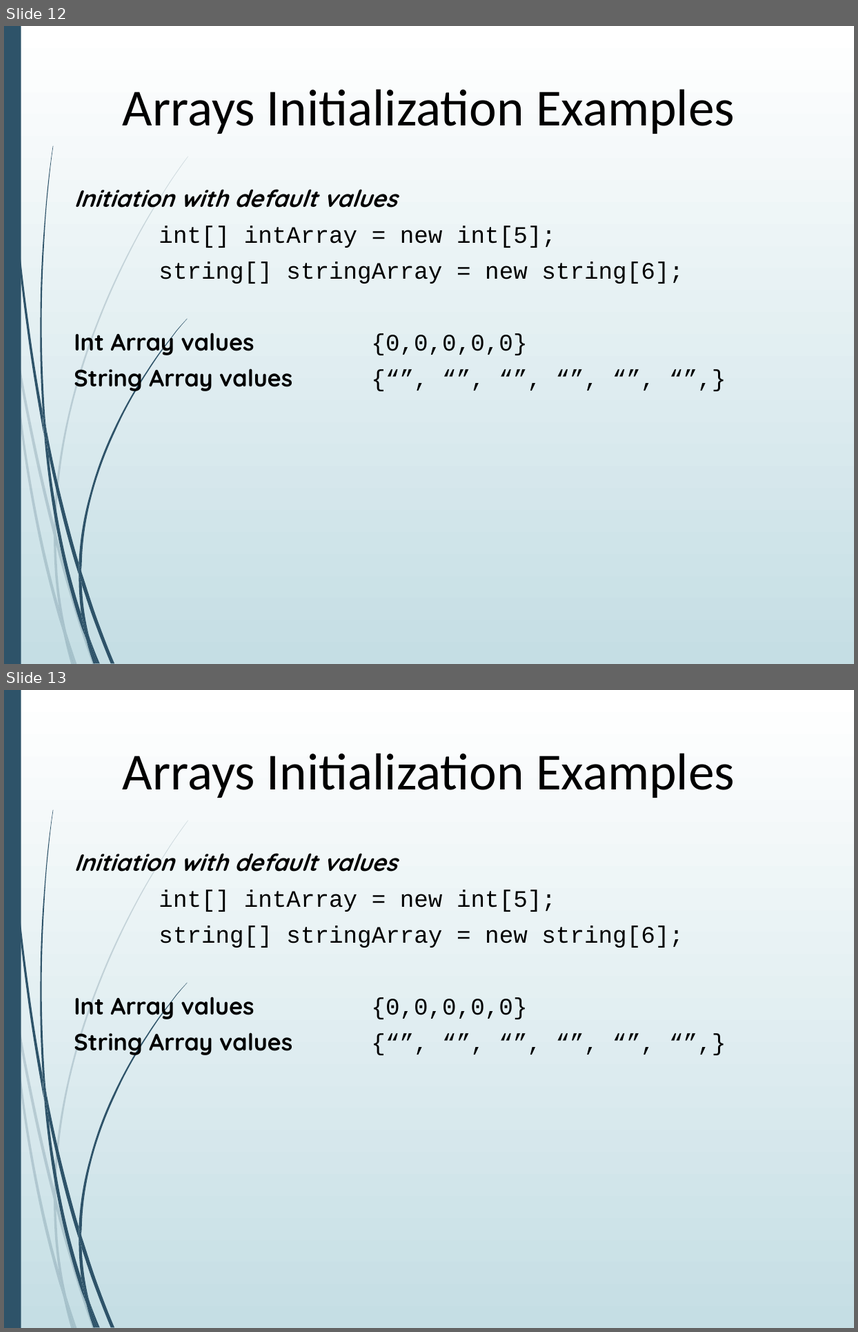
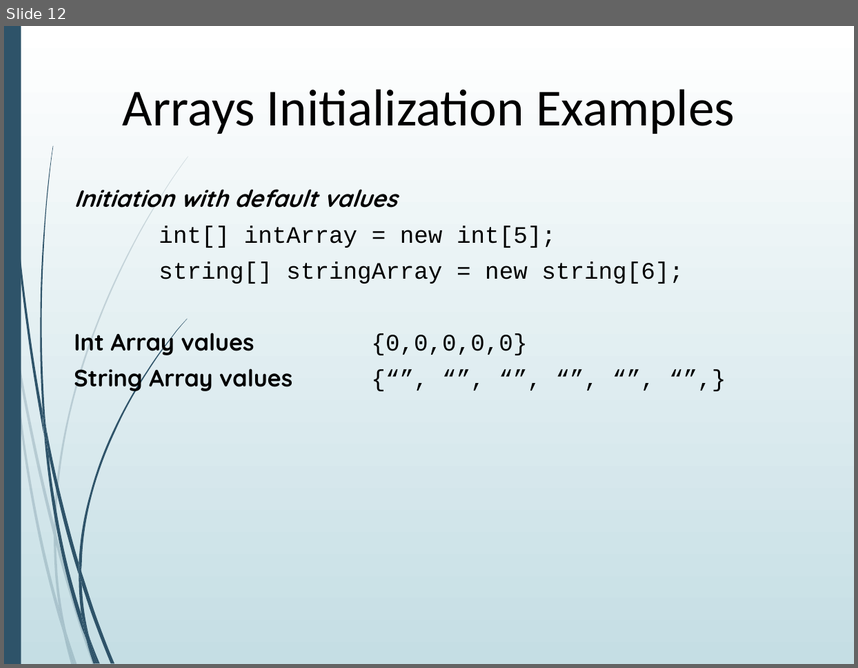
Before and after one commit to AGGP-NHTI/AGGP101c, a slide deck: LABS/LAB06/Lab6_C#_Containers.pptx. Shown one above the other, each under a label of ours: slides 12 and 13 before the commit, slide 12 after it. The pictures are 858x1332 and 858x668 pixels, drawn with LibreOffice and Linux fonts; fonts in the diff are those of the drawing. Boxes give left, top, right and bottom in pixels: in the first picture for what was removed or moved away, otherwise in the second. Text is boxed around its words. In the diff, an @@ line names an element or a change of style, - is before the commit and + after.

```diff
--- a/LABS/LAB06/Lab6_C#_Containers.pptx
+++ b/LABS/LAB06/Lab6_C#_Containers.pptx
@@ slide 13 removed at [4, 690, 854, 1328], background gradient #FFFFFF to #C5DEE5; not listed: 23 template elements that a slide beside it also shows @@
@@ title removed at [123, 753, 735, 798] @@
-Arrays Initialization Examples
@@ text removed at [74, 853, 684, 1057] @@
-Initiation with default values
-int[] intArray = new int[5];
-string[] stringArray = new string[6];
-Int Array values {0,0,0,0,0}
-String Array values {“”, “”, “”, “”, “”, “”,}
```
Also in this commit, not shown: 2 slides changed, 2 other files.
